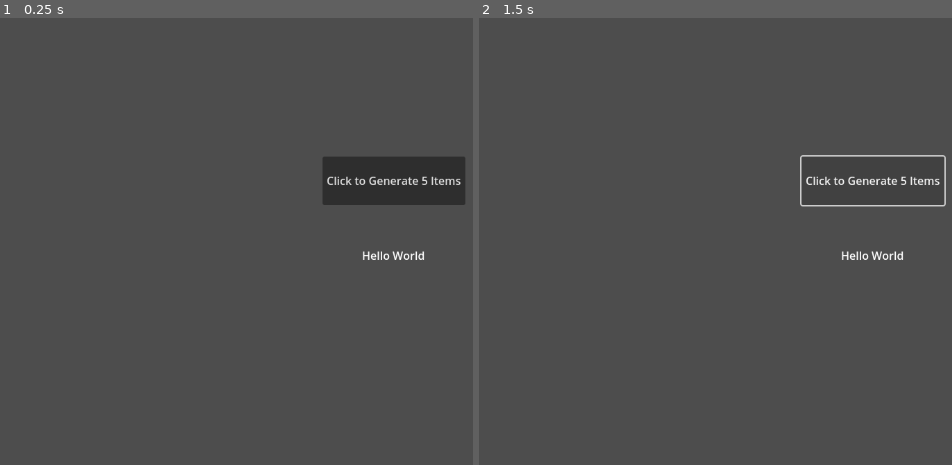
Above: before the commit, frames 1-2 (left to right).
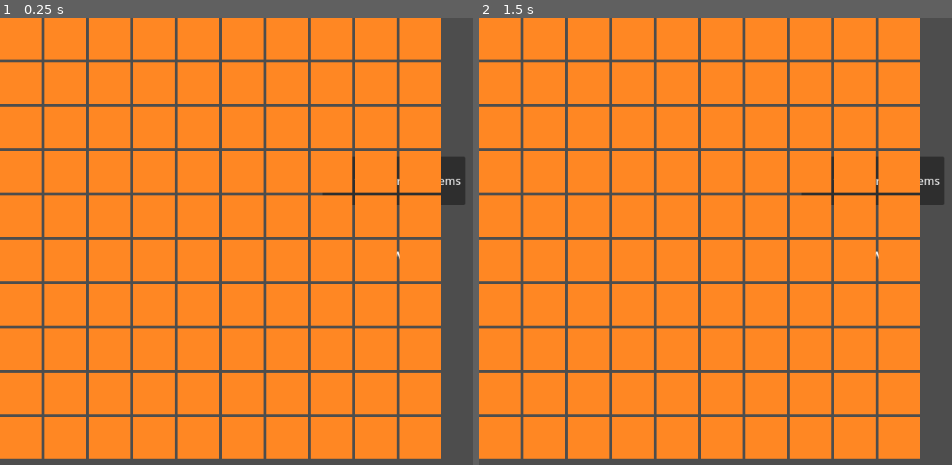
Above: after the commit, the same moments.

Repository: ADADDS/PathOfExidle
Game: Godot game, scene res://Scenes/Main.tscn
Same seed, same stepped clock (60 frames per second), same inputs: the game is played once before the commit and once after it. The project has no main scene, so this scene is started directly.
Inputs:
- Up to frame 1 (0.25 s): no input
- Up to frame 2 (1.5 s): click "Click to Generate 5 Items" at 0.5 s; click "Click to Generate 5 Items" at 1.25 s

The runs differ from the first frame. In frame 1, 84% of the frame differs, in the area x 0-94%, y 0-99%; in frame 2, 84%, in the area x 0-99%, y 0-99%.

Commit message:
feat: prototype implementation of item container system

Diff:
--- a/Scenes/Main.gd
+++ b/Scenes/Main.gd
@@ -1,14 +1,19 @@
 extends Node
 
 @export var button : Button
+@export var gridTest : ItemContainerGridView
+
 var lootManager : LootManager
 var itemGenerator : ItemGenerator
+var itemContainerGrid : ItemContainerGrid
 var string = "Item Name: %s | Type: %s | Weight: %s | Tier: %s"
 
 func _ready():
 	itemGenerator = ItemGenerator.new()
+	itemContainerGrid = ItemContainerGrid.new().with_data(10, 10, [ItemType.EQUIPPABLE_ITEM, ItemType.CURRENCY])
 	button.pressed.connect(self._button_pressed)
 	lootManager = get_tree().current_scene.get_node("LootManager")
+	gridTest.setup_grid(itemContainerGrid)
 
 func _button_pressed() -> void:
 	print("-----------------------------------------------------------------")
--- a/Scenes/Main.tscn
+++ b/Scenes/Main.tscn
@@ -1,11 +1,13 @@
-[gd_scene load_steps=3 format=3 uid="uid://cv0no14vixroh"]
+[gd_scene load_steps=4 format=3 uid="uid://cv0no14vixroh"]
 
 [ext_resource type="Script" path="res://Scenes/Main.gd" id="1_52uoa"]
 [ext_resource type="PackedScene" uid="uid://cqhyvt3sjlono" path="res://Systems/LootManager/LootManager.tscn" id="1_komhq"]
+[ext_resource type="PackedScene" uid="uid://n1nswyastrp5" path="res://Systems/ItemContainerSystem/ItemContainerGridView.tscn" id="3_sca4q"]
 
-[node name="Main" type="Node" node_paths=PackedStringArray("button")]
+[node name="Main" type="Node" node_paths=PackedStringArray("button", "gridTest")]
 script = ExtResource("1_52uoa")
 button = NodePath("Button")
+gridTest = NodePath("ItemContainerGridView")
 
 [node name="LootManager" parent="." instance=ExtResource("1_komhq")]
 
@@ -24,3 +26,5 @@
 offset_right = 671.0
 offset_bottom = 270.0
 text = "Click to Generate 5 Items"
+
+[node name="ItemContainerGridView" parent="." instance=ExtResource("3_sca4q")]
--- /dev/null
+++ b/Systems/ItemContainerSystem/ItemContainer.gd
@@ -0,0 +1,32 @@
+class_name ItemContainer extends Node
+
+var IsOccupied : bool
+var ContainedItem : Item
+var SupportedItemTypes : Array[int]
+
+var posx : int
+var posy : int
+
+func with_data (supportedTypes : Array[int]):
+	self.SupportedItemTypes = supportedTypes
+	return self
+
+func try_equip_item (item : Item) -> bool:
+	if (IsOccupied):
+		return false
+
+	ContainedItem = item
+	IsOccupied = true
+	return true
+
+func remove_item () -> Item:
+	if (!IsOccupied):
+		return null
+
+	IsOccupied = false
+	var temp = ContainedItem
+	ContainedItem = null
+	return temp
+
+func handle_click () -> void:
+	print("FUI CLICADO!", [posx, posy])
--- /dev/null
+++ b/Systems/ItemContainerSystem/ItemContainerGrid.gd
@@ -0,0 +1,17 @@
+class_name ItemContainerGrid extends Node
+
+var Grid = []
+var Rows : int
+var Columns : int
+
+func with_data(rows : int, columns : int, supportedTypes : Array[int]) -> ItemContainerGrid:
+	Rows = rows
+	Columns = columns
+	for row in range(Rows):
+		Grid.append([])
+		for column in range(Columns):
+			var itemContainer = ItemContainer.new().with_data(supportedTypes)
+			itemContainer.posx = row
+			itemContainer.posy = column
+			Grid[row].append(itemContainer)
+	return self
--- /dev/null
+++ b/Systems/ItemContainerSystem/ItemContainerGridView.gd
@@ -0,0 +1,17 @@
+class_name ItemContainerGridView extends Control
+
+@export var Grid : GridContainer
+
+var containerView = preload("res://Systems/ItemContainerSystem/ItemContainerView.tscn")
+
+var gridImpl : ItemContainerGrid
+
+func setup_grid (gridImpl : ItemContainerGrid):
+	self.gridImpl = gridImpl
+
+	Grid.columns = gridImpl.Columns
+	for i in range(gridImpl.Rows):
+		for j in range(gridImpl.Columns):
+			var newView = containerView.instantiate()
+			Grid.add_child(newView)
+			newView.setup_view(gridImpl.Grid[i][j])
--- /dev/null
+++ b/Systems/ItemContainerSystem/ItemContainerGridView.tscn
@@ -0,0 +1,19 @@
+[gd_scene load_steps=2 format=3 uid="uid://n1nswyastrp5"]
+
+[ext_resource type="Script" path="res://Systems/ItemContainerSystem/ItemContainerGridView.gd" id="1_uwujh"]
+
+[node name="ItemContainerGridView" type="Control" node_paths=PackedStringArray("Grid")]
+layout_mode = 3
+anchors_preset = 15
+anchor_right = 1.0
+anchor_bottom = 1.0
+grow_horizontal = 2
+grow_vertical = 2
+script = ExtResource("1_uwujh")
+Grid = NodePath("GridContainer")
+
+[node name="GridContainer" type="GridContainer" parent="."]
+layout_mode = 0
+offset_right = 600.0
+offset_bottom = 420.0
+columns = 4
--- /dev/null
+++ b/Systems/ItemContainerSystem/ItemContainerView.gd
@@ -0,0 +1,14 @@
+class_name ItemContainerView extends ColorRect
+
+var itemContainerImpl : ItemContainer
+
+func setup_view(itemContainer : ItemContainer):
+	itemContainerImpl = itemContainer
+	setup_signals()
+
+func setup_signals():
+	self.gui_input.connect(handle_click_input)
+
+func handle_click_input(event : InputEvent):
+	if (event is InputEventMouseButton and event.is_pressed()):
+		itemContainerImpl.handle_click()
--- /dev/null
+++ b/Systems/ItemContainerSystem/ItemContainerView.tscn
@@ -0,0 +1,15 @@
+[gd_scene load_steps=2 format=3 uid="uid://djkx2rjvq2lq"]
+
+[ext_resource type="Script" path="res://Systems/ItemContainerSystem/ItemContainerView.gd" id="1_jn5b7"]
+
+[node name="ItemContainerView" type="ColorRect"]
+custom_minimum_size = Vector2(60, 60)
+anchors_preset = 15
+anchor_right = 1.0
+anchor_bottom = 1.0
+offset_right = -1092.0
+offset_bottom = -588.0
+grow_horizontal = 2
+grow_vertical = 2
+color = Color(1, 0.529616, 0.135952, 1)
+script = ExtResource("1_jn5b7")
--- a/Systems/Items/Item.gd
+++ b/Systems/Items/Item.gd
@@ -2,8 +2,13 @@
 
 var Name : String
 var Description : String
+var RowSlots : int
+var ColumnSlots : int
+var Type : int
 
 func with_data(itemData) -> Item:
 	Name = itemData["name"]
 	Description = "There is no description yet!"
+	RowSlots = 3
+	ColumnSlots = 2
 	return self;
--- /dev/null
+++ b/Systems/Items/ItemType.gd
@@ -0,0 +1,6 @@
+class_name ItemType
+
+const EQUIPPABLE_ITEM = 0
+const CURRENCY = 1
+const SCARAB = 2
+const MAP = 3
